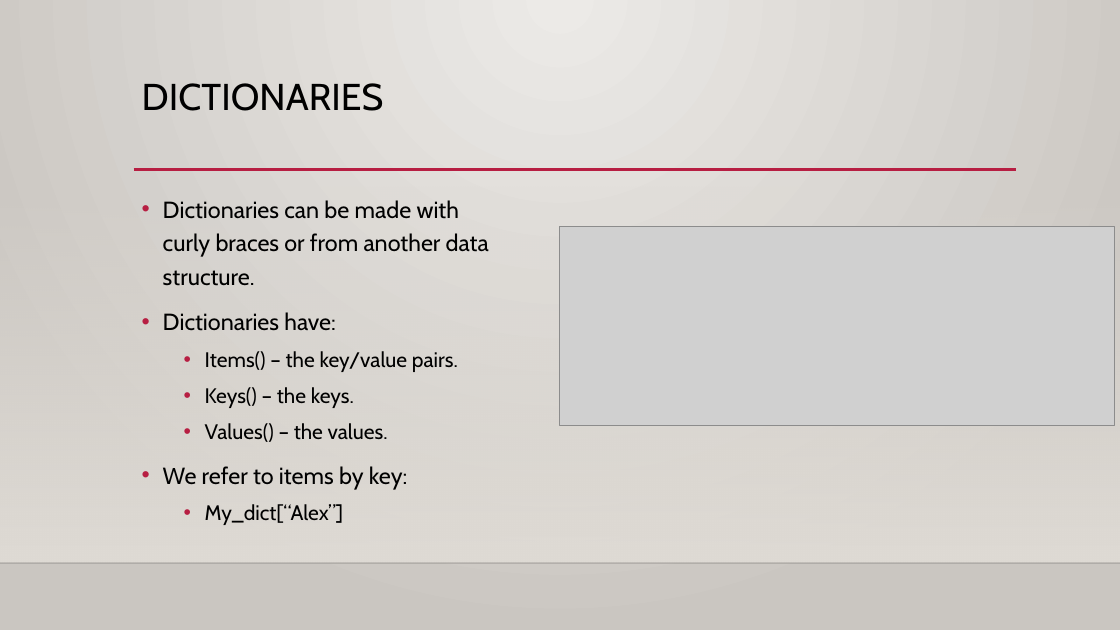
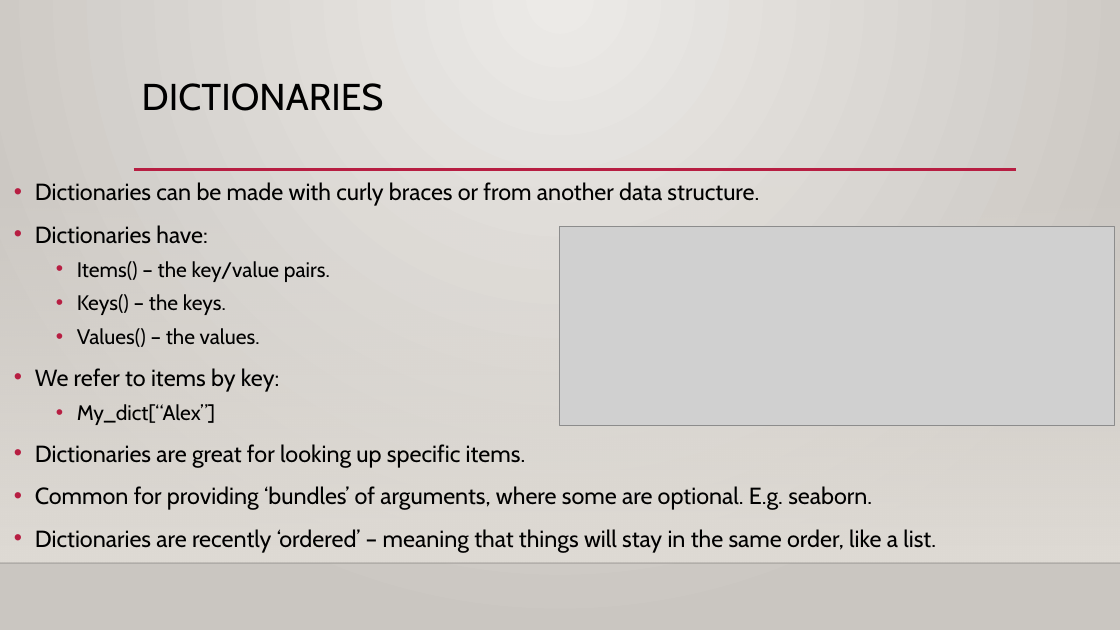
Before and after one commit to AkeemSemperDataScience/Programming_Basics_for_Machine_Learning_Students, a slide deck: slide 21 of reference_material/slides/007_other_data_structures.pptx (slide 11 before the commit). Drawn at 1120x630 pixels with LibreOffice and Linux fonts; fonts in the diff are those of the drawing; grey boxes stand for pictures; background and template pictures are left out. Boxes give left, top, right and bottom in pixels: in the first picture for what was removed or moved away, otherwise in the second. Text is boxed around its words. In the diff, an @@ line names an element or a change of style, - is before the commit and + after.

```diff
--- a/reference_material/slides/007_other_data_structures.pptx
+++ b/reference_material/slides/007_other_data_structures.pptx
@@ text "Dictionaries can be made with ...": place and size @@
-text "Dictionaries can be made with ..." at [163,200,489,525]
+text "Dictionaries can be made with ..." at [35,182,936,553]
@@ text at [35,182,759,425]: line spacing 1.2 to 1.1 @@
@@ text at [35,444,936,553]: paragraphs added @@
+• Dictionaries are great for looking up specific items.
+• Common for providing ‘bundles’ of arguments, where some are optional. E.g. seaborn.
+• Dictionaries are recently ‘ordered’ – meaning that things will stay in the same order, like a list.
```
Also in this commit, not shown: 7 other slides changed, 13 slides added, 1 slide removed, 5 other files.
